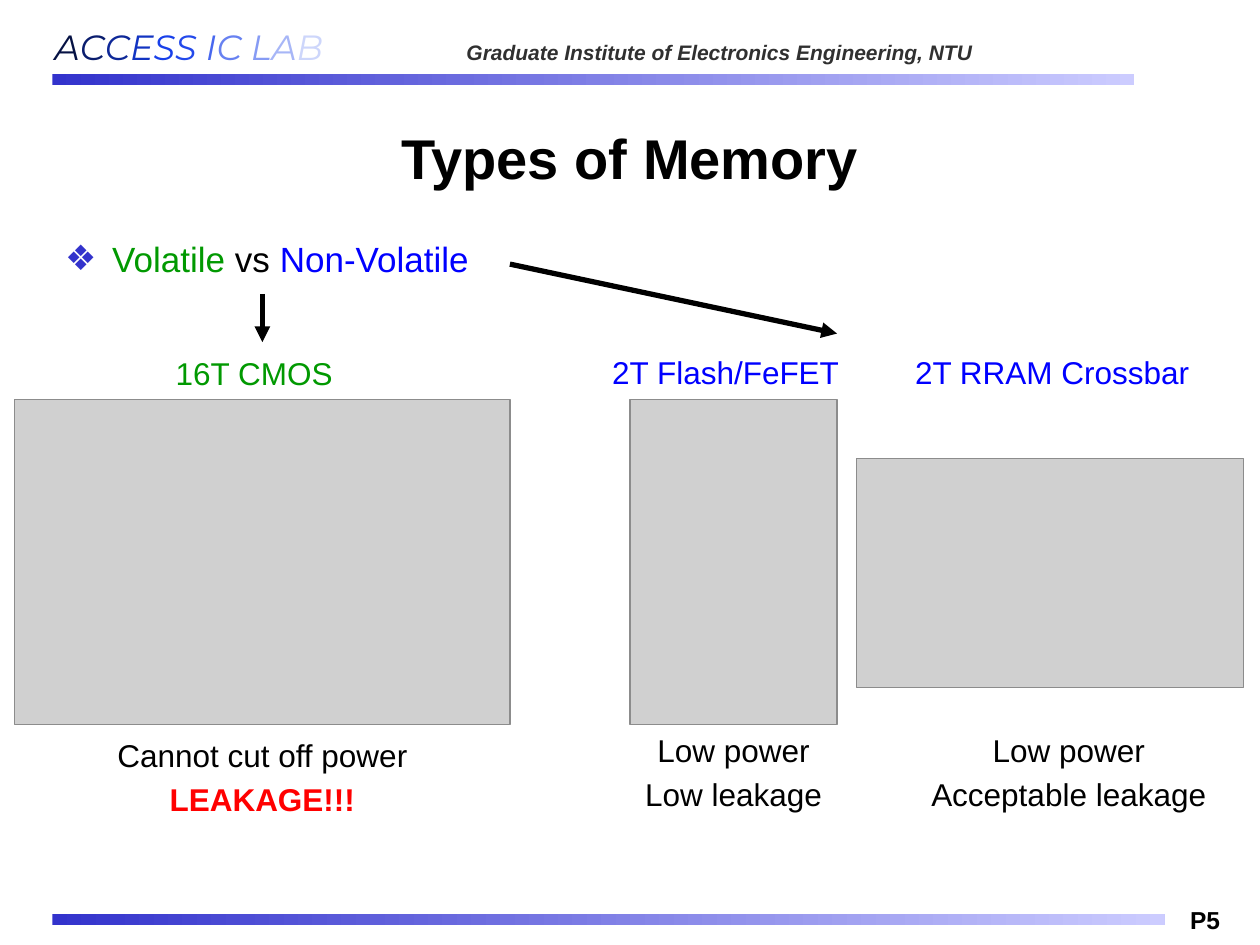
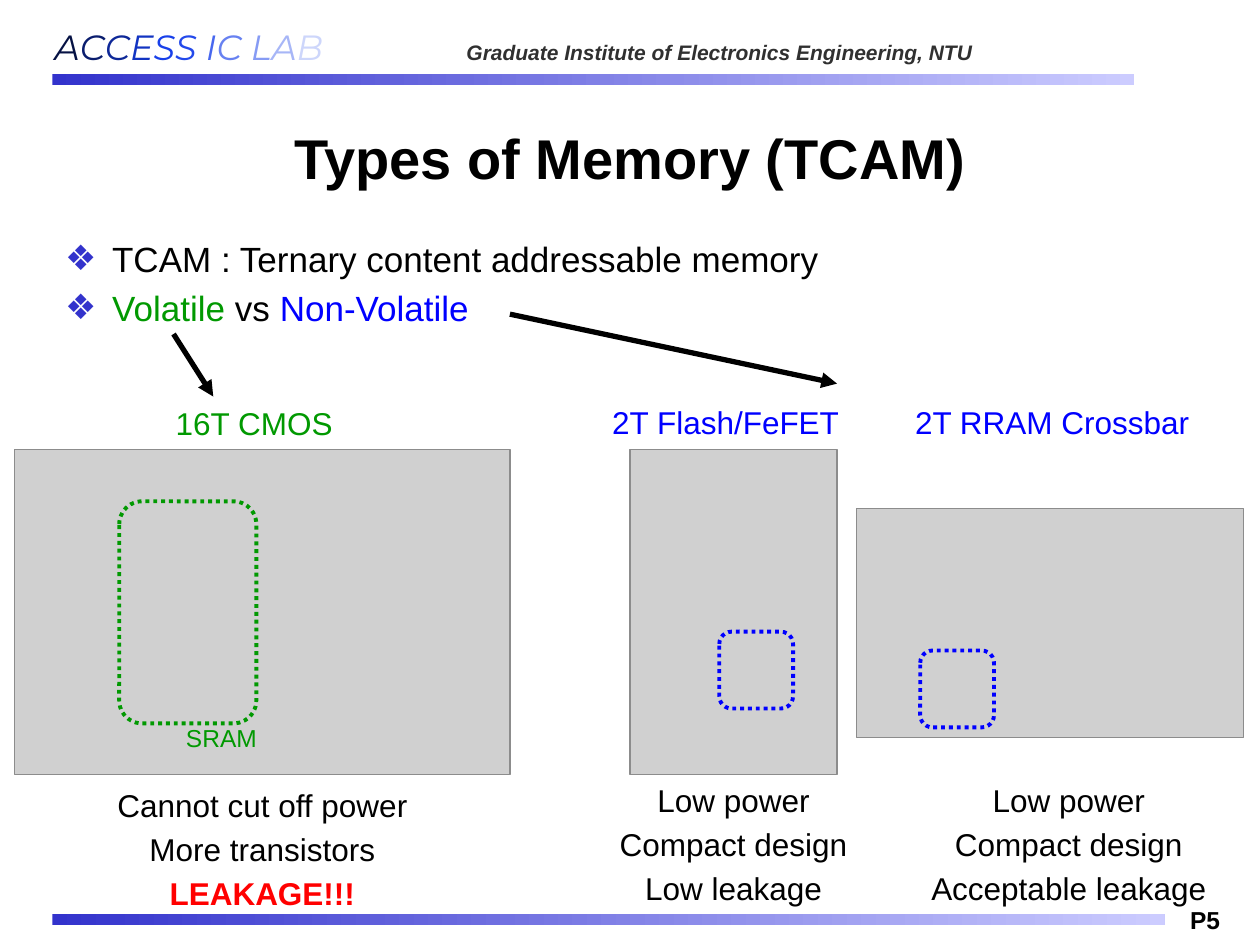
Before and after one commit to Oniontow/AndyWu_Project, a slide deck: slide 5 of IMS_NEW.pptx. Drawn at 1260x945 pixels with LibreOffice and Linux fonts; fonts in the diff are those of the drawing; grey boxes stand for pictures; background and template pictures are left out. Boxes give left, top, right and bottom in pixels: in the first picture for what was removed or moved away, otherwise in the second. Text is boxed around its words. In the diff, an @@ line names an element or a change of style, - is before the commit and + after.

```diff
--- a/IMS_NEW.pptx
+++ b/IMS_NEW.pptx
@@ title at bbox=[294, 138, 965, 190]: text changed @@
-Types of Memory
+Types of Memory (TCAM)
@@ text at bbox=[112, 246, 819, 279]: paragraph added @@
+❖ TCAM : Ternary content addressable memory
@@ 4 texts, 3 pictures, 1 arrow: place and size @@
-4 texts, 3 pictures, 1 arrow at bbox=[15, 265, 1244, 812]
+4 texts, 3 pictures, 1 arrow at bbox=[15, 314, 1244, 906]
@@ arrow moved from (262, 294) - (262, 341) to (174, 334) - (213, 397) @@
@@ rounded rectangle added at bbox=[120, 501, 257, 723], outline #019901 2.25 pt dashed @@
@@ rounded rectangle added at bbox=[719, 631, 794, 708], outline #0000FF 2.25 pt dashed @@
@@ rounded rectangle added at bbox=[920, 650, 994, 727], outline #0000FF 2.25 pt dashed @@
@@ text added at bbox=[186, 730, 257, 748], 14 pt, text #019901 @@
+SRAM
@@ text "Low power": place and size @@
-text "Low power" at bbox=[645, 740, 822, 812]
+text "Low power" at bbox=[620, 790, 847, 906]
@@ text "Low power": place and size @@
-text "Low power" at bbox=[931, 740, 1206, 812]
+text "Low power" at bbox=[931, 790, 1206, 906]
@@ text at bbox=[149, 838, 375, 862]: paragraph added @@
+More transistors
@@ text at bbox=[620, 833, 847, 862]: paragraph added @@
+Compact design
@@ text at bbox=[955, 833, 1183, 862]: paragraph added @@
+Compact design
```
Also in this commit, not shown: 10 other slides changed, 1 slide added.
